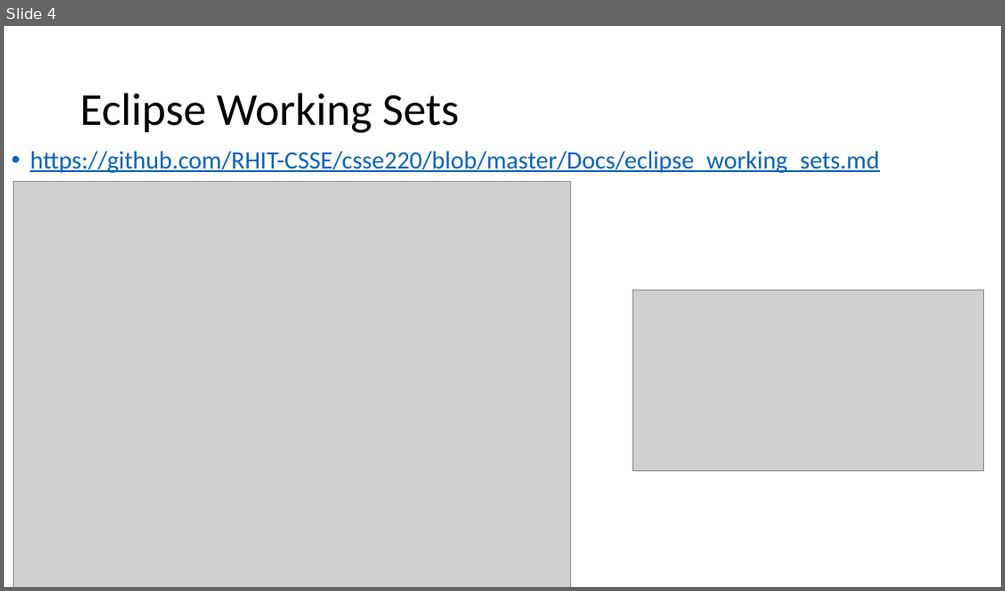
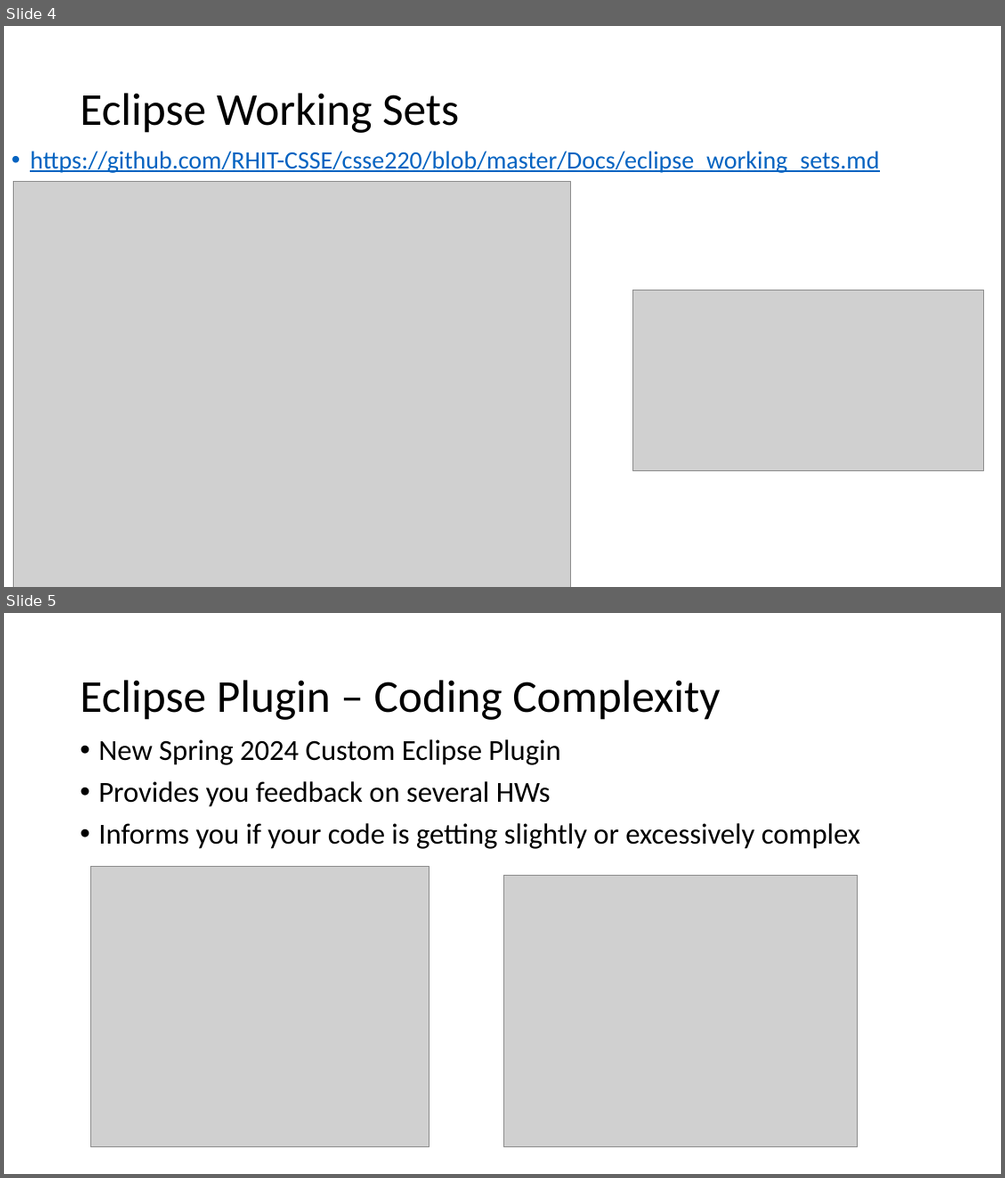
Before and after one commit to RHIT-CSSE/csse220, a slide deck: ClassMaterials/JavaIntro/Slides/Part3-SettingUpEnvironment.pptx. Shown one above the other, each under a label of ours: slide 4 before the commit, slides 4 and 5 after it. The pictures are 1005x591 and 1005x1178 pixels, drawn with LibreOffice and Linux fonts; fonts in the diff are those of the drawing; grey boxes stand for pictures. Boxes give left, top, right and bottom in pixels: in the first picture for what was removed or moved away, otherwise in the second. Text is boxed around its words. In the diff, an @@ line names an element or a change of style, - is before the commit and + after.

```diff
--- a/ClassMaterials/JavaIntro/Slides/Part3-SettingUpEnvironment.pptx
+++ b/ClassMaterials/JavaIntro/Slides/Part3-SettingUpEnvironment.pptx
@@ slide 5 added at (4,613,1001,1174), background #FFFFFF @@
@@ title added at (80,680,720,720), 44 pt, text #000000 @@
+Eclipse Plugin – Coding Complexity
@@ text added at (98,739,860,849), 28 pt, text #000000 @@
+• New Spring 2024 Custom Eclipse Plugin
+• Provides you feedback on several HWs
+• Informs you if your code is getting slightly or excessively complex
@@ picture added at (91,867,429,1147) @@
@@ picture added at (503,875,858,1147) @@
```
Also in this commit, not shown: 2 slides changed, 2 other slides added.
